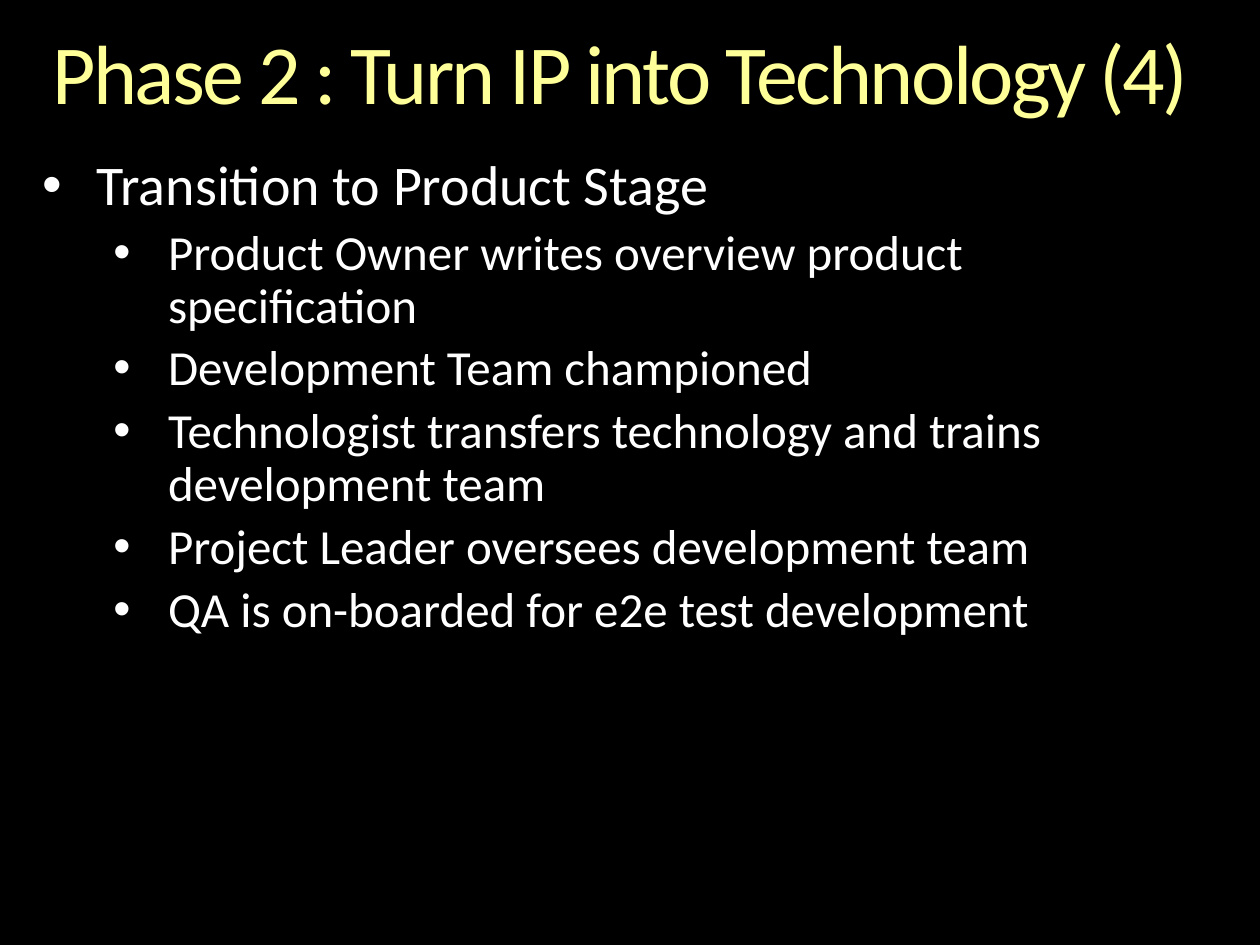
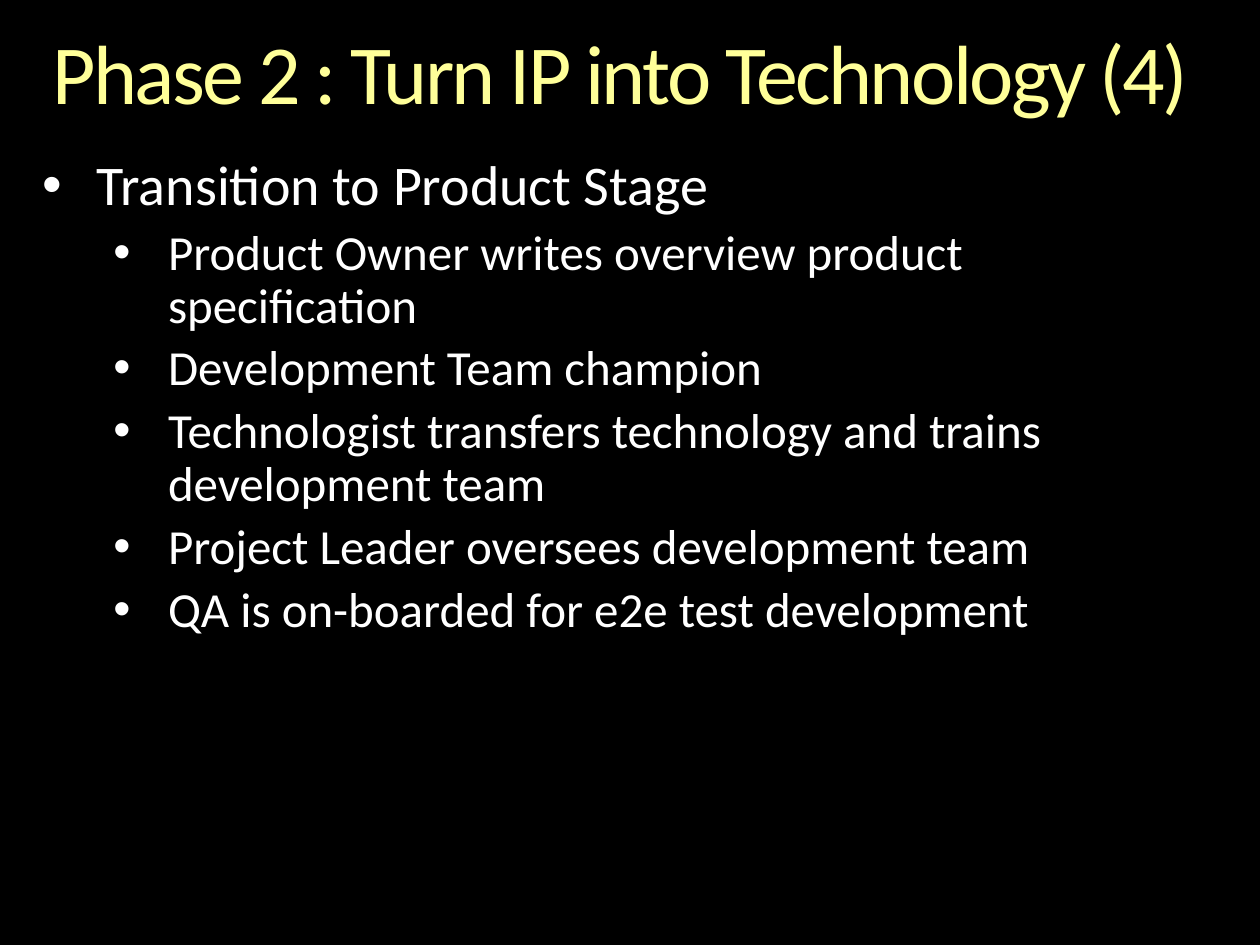
Before and after one commit to andrewferlitsch/epipog-nosql, a slide deck: slide 8 of sprints/Methodology.pptx. Drawn at 1260x945 pixels with LibreOffice and Linux fonts; fonts in the diff are those of the drawing; background and template pictures are left out. Boxes give left, top, right and bottom in pixels: in the first picture for what was removed or moved away, otherwise in the second. Text is boxed around its words. In the diff, an @@ line names an element or a change of style, - is before the commit and + after.

```diff
--- a/sprints/Methodology.pptx
+++ b/sprints/Methodology.pptx
@@ text at <box>168,351,761,393</box>: text changed @@
-  • Development Team championed
+  • Development Team champion
```
Also in this commit, not shown: 6 other slides changed, 1 other file.
